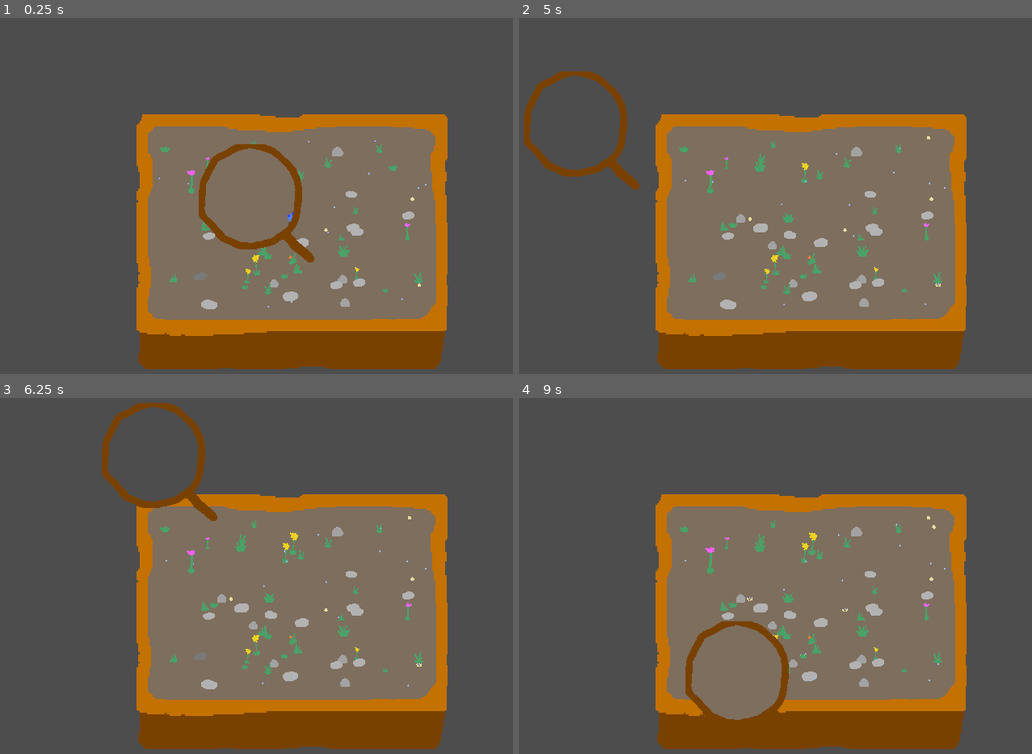
Above: before the commit, frames 1-4 (two rows, left to right).
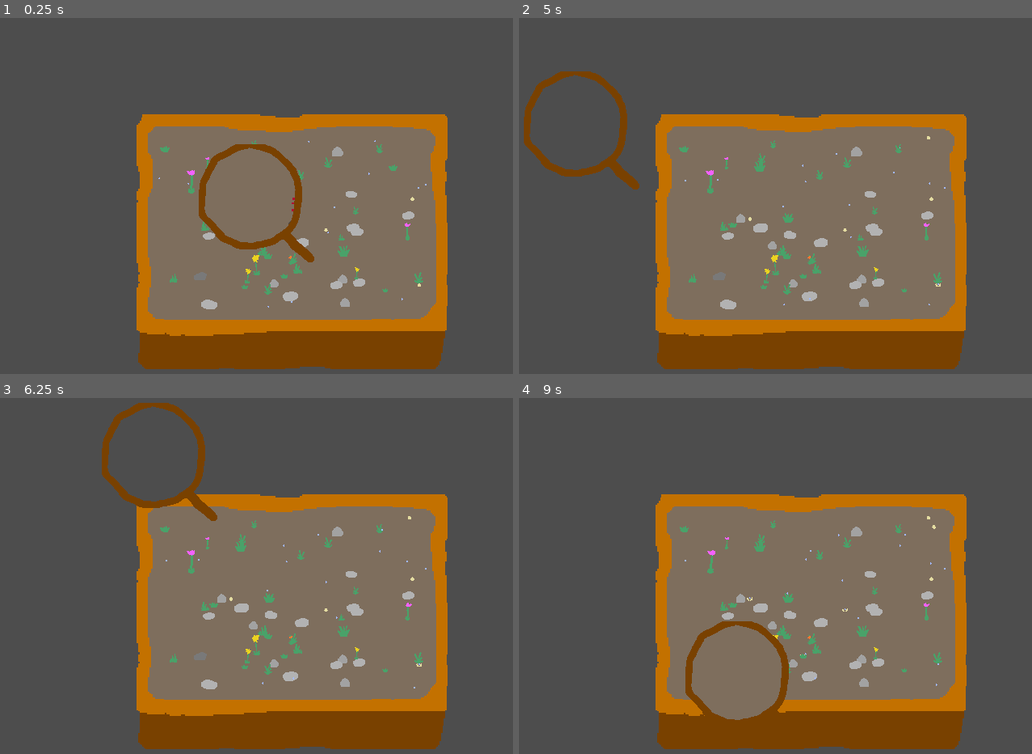
Above: after the commit, the same moments.

Repository: martindzejky/pot-life
Game: Godot game, scene res://main.tscn
Two runs of this game, one before a commit and one after it. Both use one fixed random seed, a clock stepped at 60 frames per second and the inputs below. Sound files missing from this copy of the repository are replaced by a short silence.
Inputs (mouse positions are in pixels of both pictures, inside the frame that each line leads up to):
- Up to frame 1 (0.25 s): no input
- Up to frame 2 (5 s): tap Enter at 0.5, 2.75 s; move the mouse to (955, 217) at 0.52 s; press the mouse at (955, 217) at 0.53 s; move the mouse to (683, 267) at 1.27 s; release the mouse at (683, 267) at 1.28 s; click (683, 267) at 1.35 s; tap Space at 2, 3.5 s; move the mouse to (878, 135) at 2.02 s; press the mouse at (878, 135) at 2.03 s; move the mouse to (780, 338) at 2.77 s; release the mouse at (780, 338) at 2.78 s; click (780, 338) at 2.85 s; move the mouse to (1006, 313) at 3.52 s; press the mouse at (1006, 313) at 3.53 s; move the mouse to (616, 167) at 4.27 s; release the mouse at (616, 167) at 4.28 s; click (616, 167) at 4.35 s
- Up to frame 3 (6.25 s): tap Enter at 5 s; move the mouse to (323, 622) at 5.02 s; press the mouse at (323, 622) at 5.03 s; tap Space at 5.75 s; move the mouse to (194, 501) at 5.77 s; release the mouse at (194, 501) at 5.78 s; click (194, 501) at 5.85 s
- Up to frame 4 (9 s): move the mouse to (955, 597) at 6.52 s; press the mouse at (955, 597) at 6.53 s; move the mouse to (683, 647) at 7.27 s; release the mouse at (683, 647) at 7.28 s; click (683, 647) at 7.35 s; move the mouse to (878, 515) at 8.02 s; press the mouse at (878, 515) at 8.03 s; move the mouse to (780, 718) at 8.77 s; release the mouse at (780, 718) at 8.78 s; click (780, 718) at 8.85 s

The runs differ from the first frame. In frame 1, less than 0.1% of the frame differs, in the area x 56-58%, y 50-58%; in frame 2, less than 0.1%; in frame 3, 0.1%; in frame 4, 0.2%, in the area x 36-82%, y 35-81%.

Commit message:
higher chance to spawn evil eggs

Diff:
--- a/objects/spawner.gd
+++ b/objects/spawner.gd
@@ -20,7 +20,7 @@
         var object := egg.instantiate() as Egg
         object.hatchOnReady = randf() < 0.8
         object.bounds = bounds
-        object.evil = randf() < 0.5
+        object.evil = randf() < 0.7
         spawnInBounds(object)
 
 
